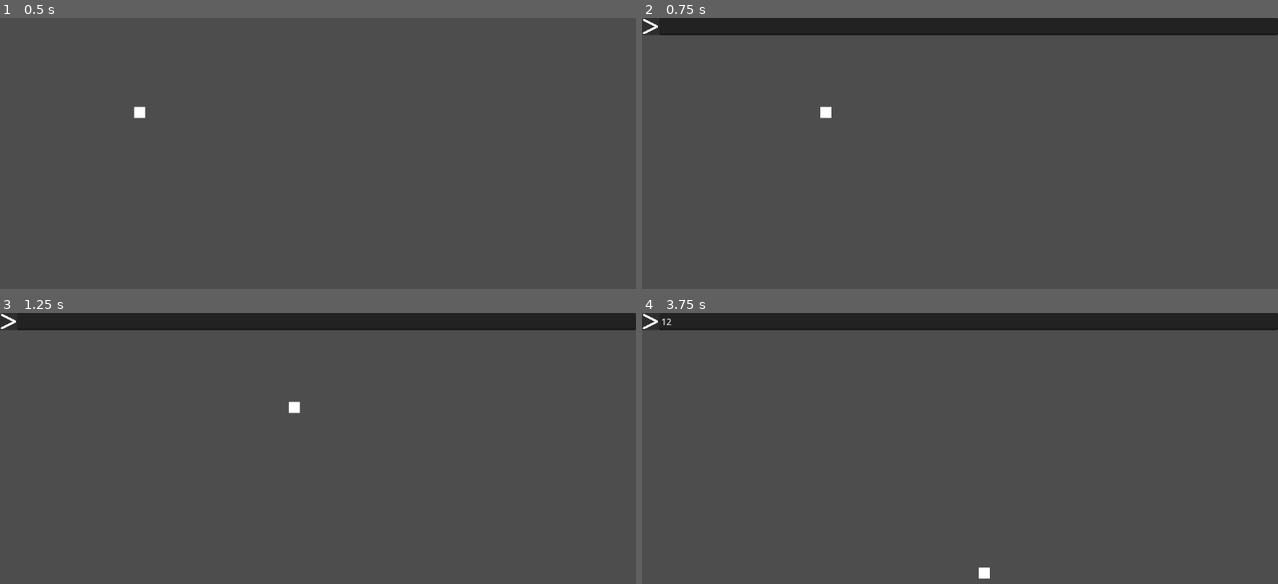
Above: before the commit, frames 1-4 (two rows, left to right).
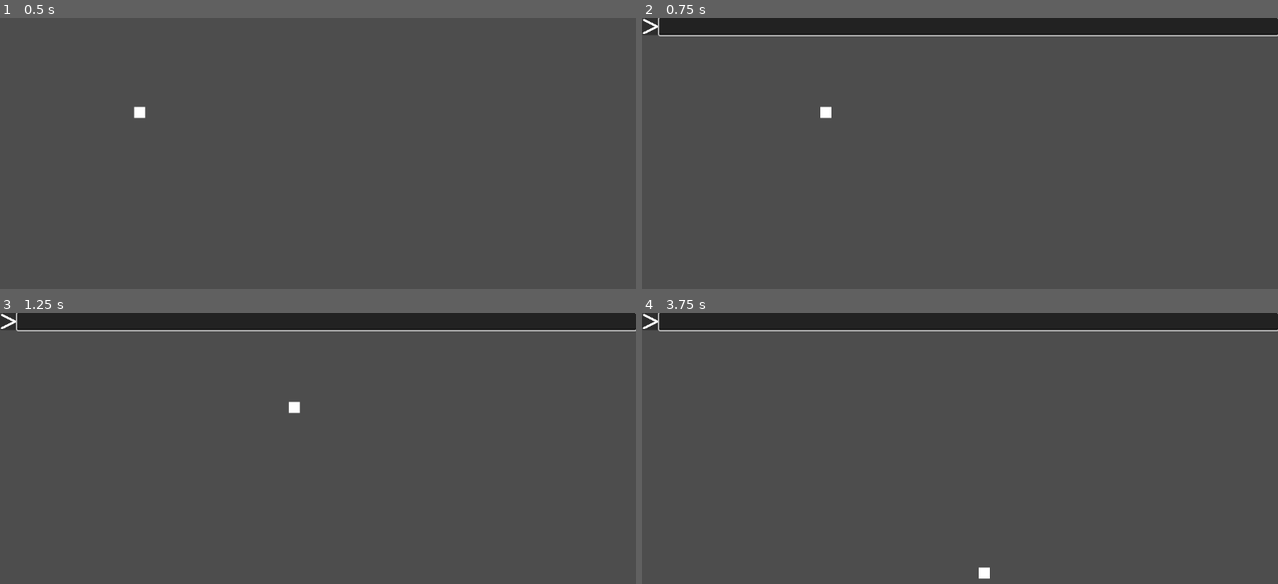
Above: after the commit, the same moments.

Repository: GeorgeAct/command-palette
Game: Godot game, scene res://Scenes/main.tscn
Two runs of this game, one before a commit and one after it. Both use one fixed random seed, a clock stepped at 60 frames per second and the inputs below.
Inputs (mouse positions are in pixels of both pictures, inside the frame that each line leads up to):
- Up to frame 1 (0.5 s): no input
- Up to frame 2 (0.75 s): tap Enter at 0.5 s; hold D (keyRight) from 0.53 s (still down); hold ` (togglecommand) from 0.53 s (still down)
- Up to frame 3 (1.25 s): keep holding D (keyRight); keep holding ` (togglecommand)
- Up to frame 4 (3.75 s): release D (keyRight) at 1.25 s; release ` (togglecommand) at 1.25 s; click (966, 321) at 1.27 s; type "12" at 1.35 s; click (648, 321) at 2 s; tap Space at 2.75 s; hold S (keyDown) 2.78-3.53 s; tap ` (togglecommand) at 2.85 s; hold D (keyRight) from 3.53 s (still down); hold ` (togglecommand) from 3.53 s (still down)

Frame 1 is identical in both runs. In frame 2, 0.6% of the frame differs, in the area x 2-100%, y 0-7%; in frame 3, 0.6%; in frame 4, 0.6%.

Commit message:
Figured out method for halting key movements when focused on the command Line

Diff:
--- a/CommandPallete/Scenes/commandpallete.tscn
+++ b/CommandPallete/Scenes/commandpallete.tscn
@@ -1,6 +1,5 @@
-[gd_scene load_steps=3 format=3 uid="uid://eekqvwgpjt6e"]
+[gd_scene load_steps=2 format=3 uid="uid://eekqvwgpjt6e"]
 
-[ext_resource type="Script" uid="uid://cijrjbr6kd0oj" path="res://CommandPallete/Scripts/texture_button.gd" id="1_a215r"]
 [ext_resource type="Script" uid="uid://c5w3yuoukbhh8" path="res://CommandPallete/Scripts/commandpallete.gd" id="1_ikflt"]
 
 [node name="Control" type="Control"]
@@ -25,7 +24,6 @@
 layout_mode = 0
 offset_right = 31.0
 offset_bottom = 31.0
-script = ExtResource("1_a215r")
 
-[connection signal="pressed" from="Panel/TextureButton" to="Panel/TextureButton" method="_on_pressed"]
-[connection signal="ready" from="Panel/TextureButton" to="Panel/TextureButton" method="_on_ready"]
+[connection signal="pressed" from="Panel/TextureButton" to="." method="_on_texture_button_pressed"]
+[connection signal="ready" from="Panel/TextureButton" to="." method="_on_texture_button_ready"]
--- a/CommandPallete/Scripts/commandpallete.gd
+++ b/CommandPallete/Scripts/commandpallete.gd
@@ -1,14 +1,74 @@
 extends Control
 
-@onready var active = false
+@onready var active
+@onready var buttonActive
+@onready var config = ConfigFile.new()
+@onready var err = config.load("res://project.godot")
+var input_values = {}
 
-func toggleCommand() -> void:
+var textures = {
+	true : "./CommandPallete/Textures/Buttons/Dropdown2.png",
+	false: "./CommandPallete/Textures/Buttons/Dropdown1.png"
+}
+
+var toggles = {
+	true : enableCommand,
+	false: disableCommand
+}
+
+func switch_texture() -> void:
+	var texture = load(textures[buttonActive])
+	$Panel/TextureButton.set_texture_normal(texture)
+
+func enableCommand() -> void:
 	visible = active
+	$Panel/LineEdit.grab_focus()
+	$Panel/LineEdit.clear()
+	$Panel/LineEdit.editable = true
+	$Panel/LineEdit.grab_focus()
+
+func disableCommand() -> void:
+	$Panel/LineEdit.release_focus()
+	visible = active
+	$Panel/LineEdit.editable = false
+	$Panel/LineEdit.clear()
 
 func _ready() -> void:
-	toggleCommand()
+	toggles[active].call()
 
 func _input(event: InputEvent) -> void:
 	if event.is_action_pressed("togglecommand"):
 		active = !active
-		toggleCommand()
+		toggles[active].call()
+
+func _on_texture_button_pressed() -> void:
+	buttonActive = !buttonActive
+	print(buttonActive)
+	switch_texture()
+
+func _on_texture_button_ready() -> void:
+	active = false
+	buttonActive = false
+	switch_texture()
+
+#if err == OK:
+		#print("\n1")
+		#for input in config.get_section_keys("input"):
+			#if input != "togglecommand":
+				#print(input)
+				#input_values[input] = config.get_value("input", input)
+				#config.set_value("input", input, null)
+				#print(input_values[input])
+		#print("\n2")
+		#for input in config.get_section_keys("input"):
+			#print(input)
+			#var value = config.get_value("input", input)
+			#print(value)
+		#print("\n3")
+		#for input in input_values:
+			#config.set_value("input", input, input_values[input])
+		#print("\n4")
+		#for input in config.get_section_keys("input"):
+			#print(input)
+			#var value = config.get_value("input", input)
+			#print(value)
--- a/CommandPallete/Scripts/texture_button.gd
+++ b/CommandPallete/Scripts/texture_button.gd
@@ -1,11 +1,16 @@
 extends TextureButton
 
 @onready var active = false
+@onready var config = ConfigFile.new()
+@onready var err = config.load("res://project.godot")
 
 var textures = {
 	true : "./CommandPallete/Textures/Buttons/Dropdown2.png",
 	false: "./CommandPallete/Textures/Buttons/Dropdown1.png"
 }
+
+
+var input_values = {}
 
 func switch_texture() -> void:
 	var texture = load(textures[active])
@@ -18,5 +23,26 @@
 	pass # Replace with function body.
 
 func _on_ready() -> void:
+	if err == OK:
+		print("\n1")
+		for input in config.get_section_keys("input"):
+			if input != "togglecommand":
+				print(input)
+				input_values[input] = config.get_value("input", input)
+				config.set_value("input", input, null)
+				print(input_values[input])
+		print("\n2")
+		for input in config.get_section_keys("input"):
+			print(input)
+			var value = config.get_value("input", input)
+			print(value)
+		print("\n3")
+		for input in input_values:
+			config.set_value("input", input, input_values[input])
+		print("\n4")
+		for input in config.get_section_keys("input"):
+			print(input)
+			var value = config.get_value("input", input)
+			print(value)
 	switch_texture()
 	pass # Replace with function body.
